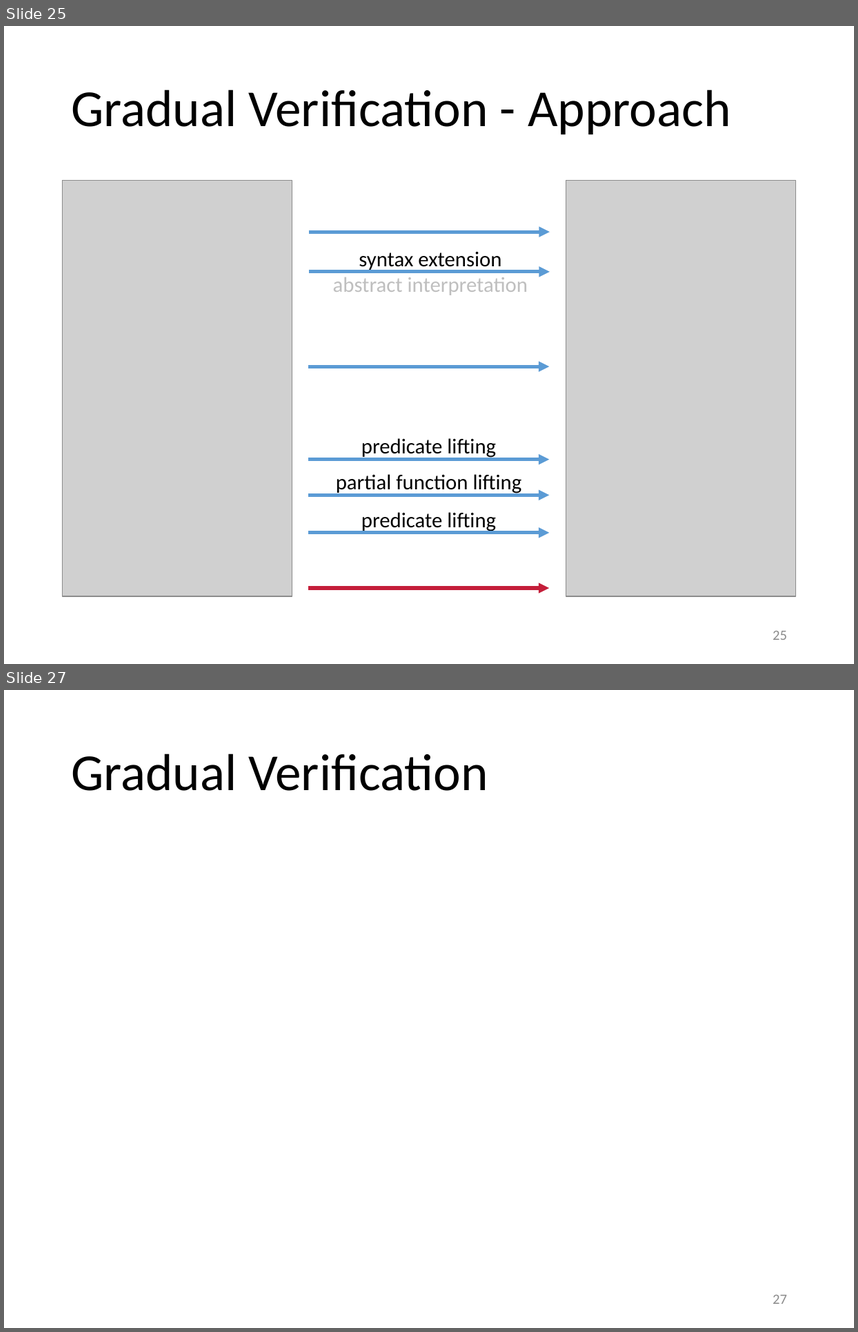
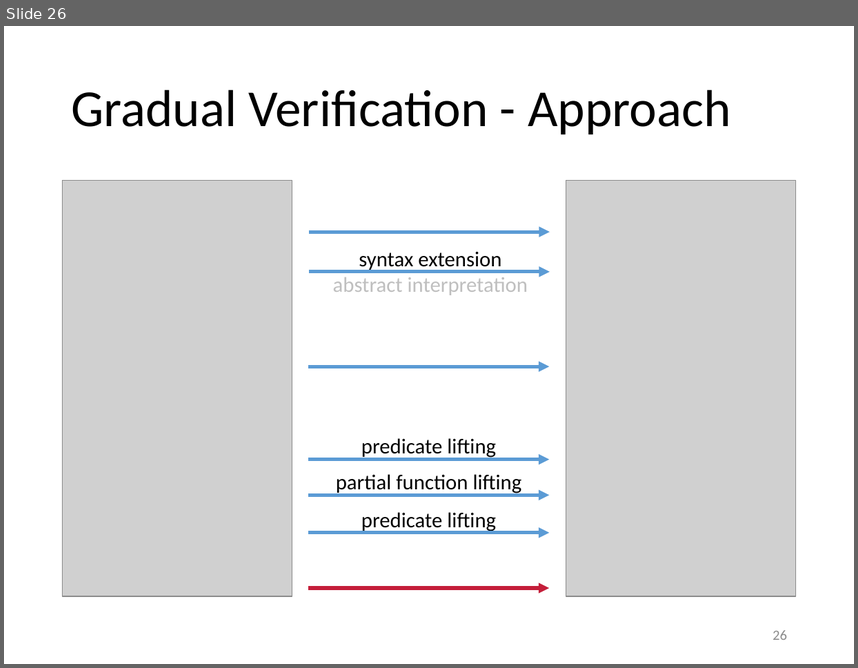
Before and after one commit to olydis/GradVerThesis, a slide deck: presentation/PLunch.pptm. Shown one above the other, each under a label of ours: slides 25 and 27 before the commit, slide 26 after it; the slides between them are not shown. The pictures are 858x1332 and 858x668 pixels, drawn with LibreOffice and Linux fonts; fonts in the diff are those of the drawing; grey boxes stand for pictures. Boxes give left, top, right and bottom in pixels: in the first picture for what was removed or moved away, otherwise in the second. Text is boxed around its words. In the diff, an @@ line names an element or a change of style, - is before the commit and + after.

```diff
--- a/presentation/PLunch.pptm
+++ b/presentation/PLunch.pptm
@@ slide 27 removed at [4, 690, 854, 1328], background #FFFFFF @@
@@ title removed at [71, 753, 488, 791] @@
-Gradual Verification
@@ page number removed at [773, 1294, 787, 1303] @@
-27
@@ what was slide 25 is now slide 26 @@
@@ page number at [773, 630, 787, 639]: text changed @@
-25
+26
```
Also in this commit, not shown: 5 slides changed, 3 slides added, 3 other slides removed, 1 other file.
